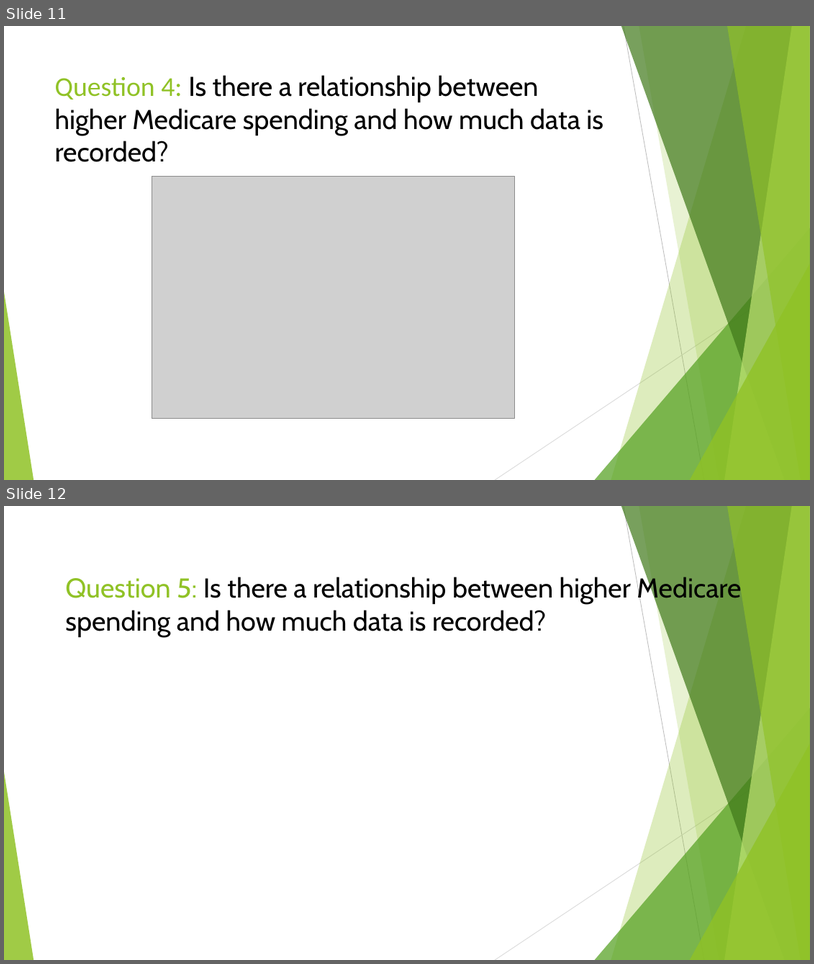
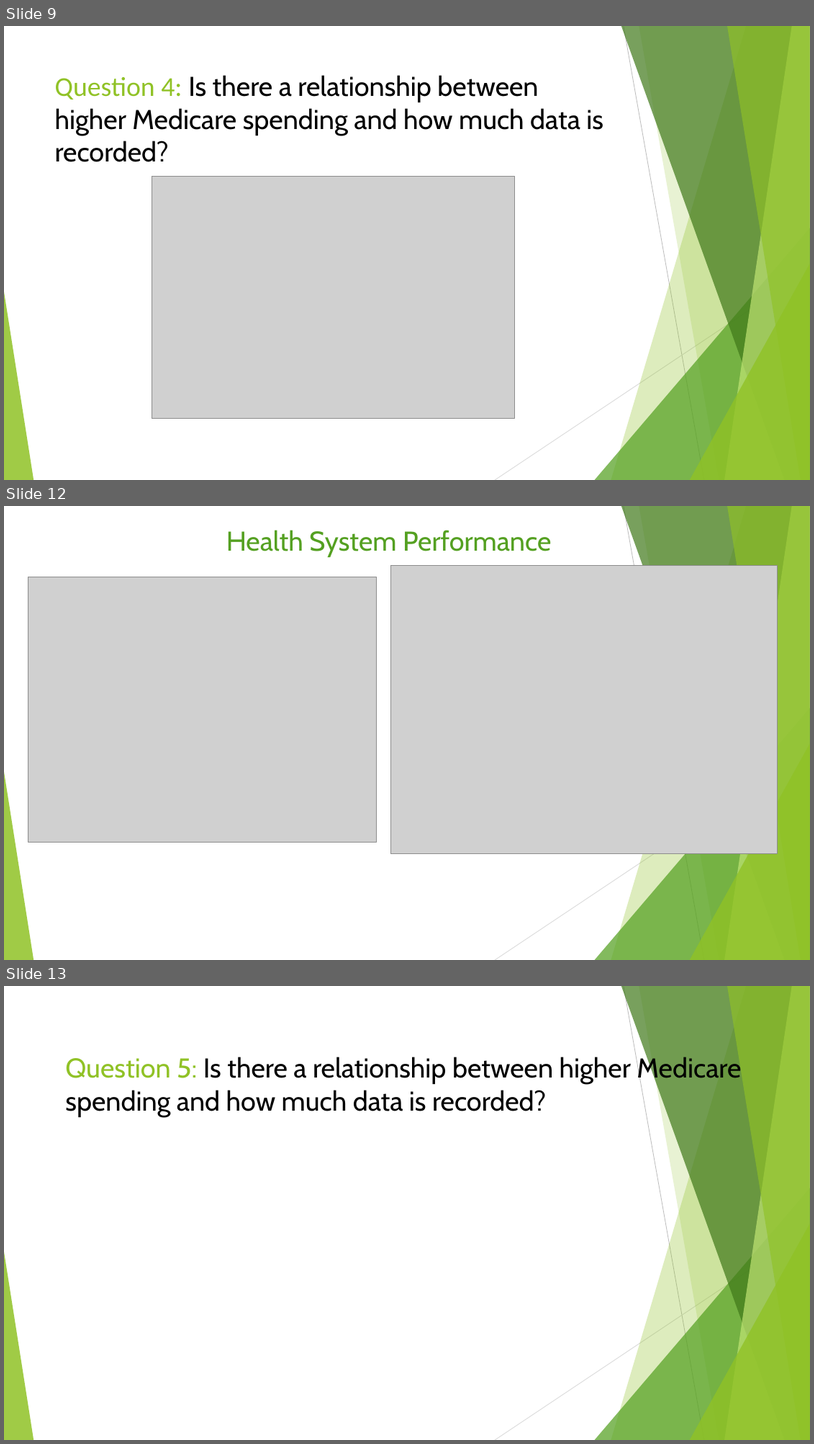
Before and after one commit to TedMur/SnakeBait, a slide deck: SnakeBitePresentation_cfoEdits2.pptx. Shown one above the other, each under a label of ours: slides 11 and 12 before the commit, slides 9, 12 and 13 after it; the slides between them are not shown. The pictures are 814x964 and 814x1444 pixels, drawn with LibreOffice and Linux fonts; fonts in the diff are those of the drawing; grey boxes stand for pictures. Boxes give left, top, right and bottom in pixels: in the first picture for what was removed or moved away, otherwise in the second. Text is boxed around its words. In the diff, an @@ line names an element or a change of style, - is before the commit and + after.

```diff
--- a/SnakeBitePresentation_cfoEdits2.pptx
+++ b/SnakeBitePresentation_cfoEdits2.pptx
@@ slide 12 added at (4, 506, 810, 960), background #FFFFFF; not listed: 10 template elements that a slide beside it also shows @@
@@ title added at (226, 530, 551, 557), 32.4 pt, text #54A021 @@
+Health System Performance
@@ picture added at (391, 565, 778, 854) @@
@@ picture added at (28, 577, 377, 842) @@
@@ what was slide 11 is now slide 9 @@
@@ what was slide 12 is now slide 13 @@
```
Also in this commit, not shown: 6 slides changed, 1 other slide added, 1 slide removed.
